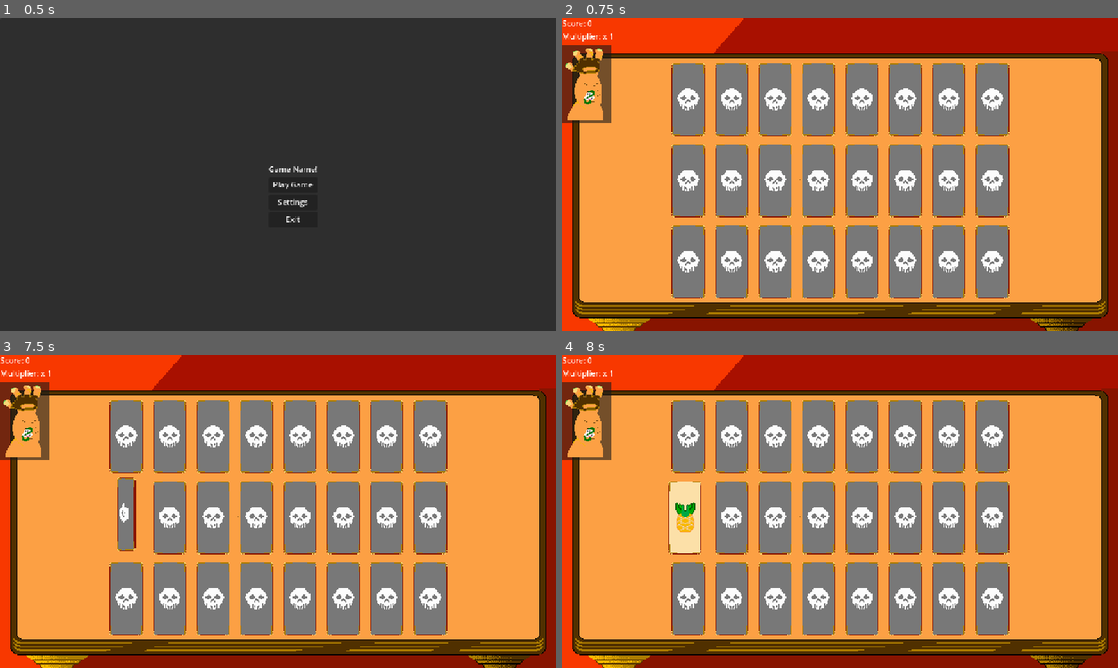
Above: before the commit, frames 1-4 (two rows, left to right).
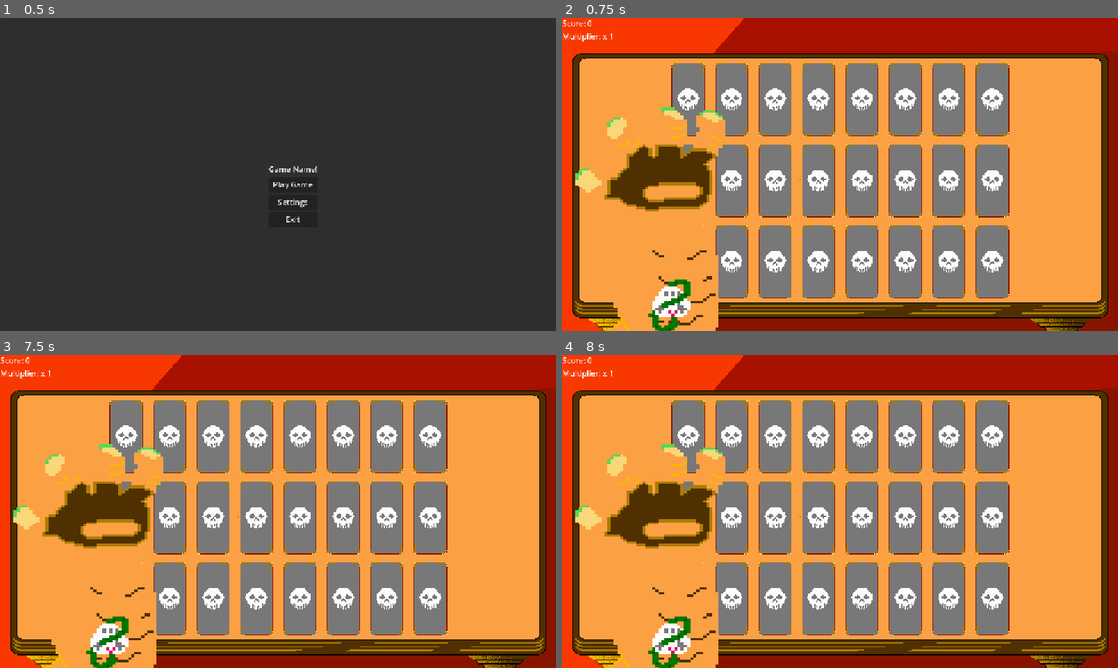
Above: after the commit, the same moments.

Repository: PawnxPawn/DeathMatch
Game: Godot game, scene res://Menus/MainMenu.tscn
Two runs of this game, one before a commit and one after it. Both use one fixed random seed, a clock stepped at 60 frames per second and the inputs below.
Inputs (mouse positions are in pixels of both pictures, inside the frame that each line leads up to):
- Up to frame 1 (0.5 s): no input
- Up to frame 2 (0.75 s): click "Play Game" at 0.5 s
- Up to frame 3 (7.5 s): click (105, 395) at 1.25 s; click (150, 395) at 2 s; click (189, 395) at 2.75 s; click (233, 395) at 3.5 s; click (278, 395) at 4.25 s; click (322, 395) at 5 s; click (366, 395) at 5.75 s; click (405, 395) at 6.5 s; click (105, 477) at 7.25 s
- Up to frame 4 (8 s): no input

Frame 1 is identical in both runs. In frame 2, 9.3% of the frame differs, in the area x 0-30%, y 8-100%; in frame 3, 9.1%; in frame 4, 9.3%.

Commit message:
Adjust Hand
Adjusted Hand per Artist Request. Waiting on Updated Art.

Diff:
--- a/deathmatch/Menus/Hud.tscn
+++ b/deathmatch/Menus/Hud.tscn
@@ -18,14 +18,15 @@
 [node name="HandLifeCounter" type="TextureRect" parent="."]
 unique_name_in_owner = true
 layout_mode = 1
-offset_top = 56.0
-offset_right = 364.0
-offset_bottom = 680.0
-scale = Vector2(0.25, 0.25)
+offset_left = 1.0
+offset_top = 164.0
+offset_right = 365.0
+offset_bottom = 788.0
 texture = SubResource("AtlasTexture_efy7n")
 
 [node name="HandLifeCounterBg" type="PanelContainer" parent="HandLifeCounter"]
 unique_name_in_owner = true
+visible = false
 show_behind_parent = true
 layout_mode = 0
 offset_right = 408.0
